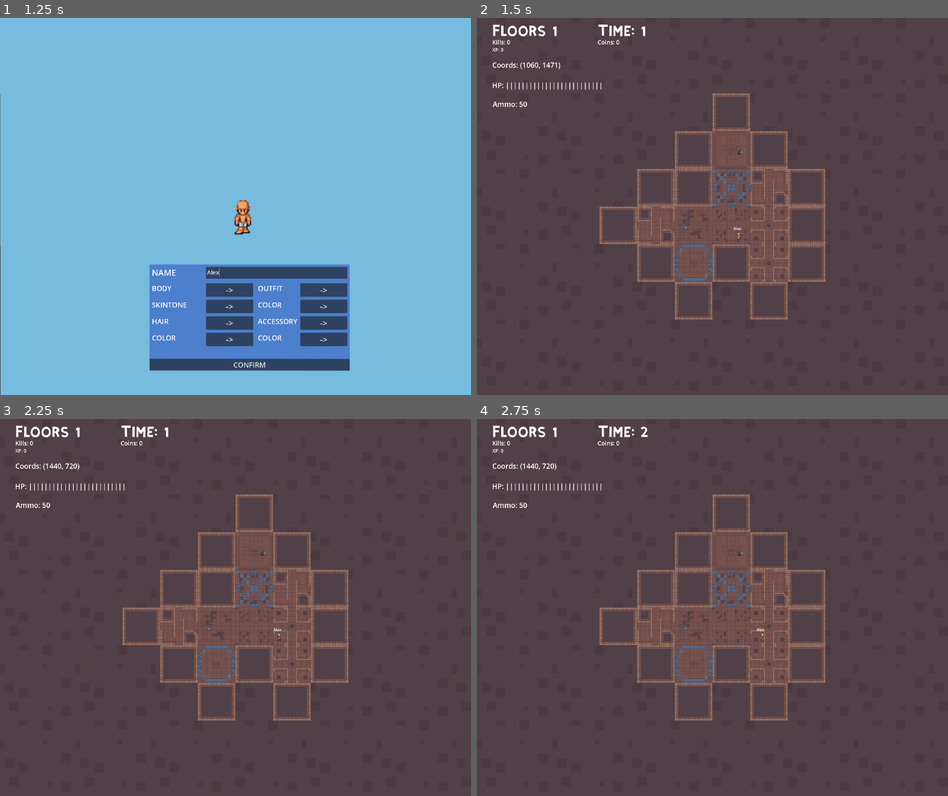
Above: before the commit, frames 1-4 (two rows, left to right).
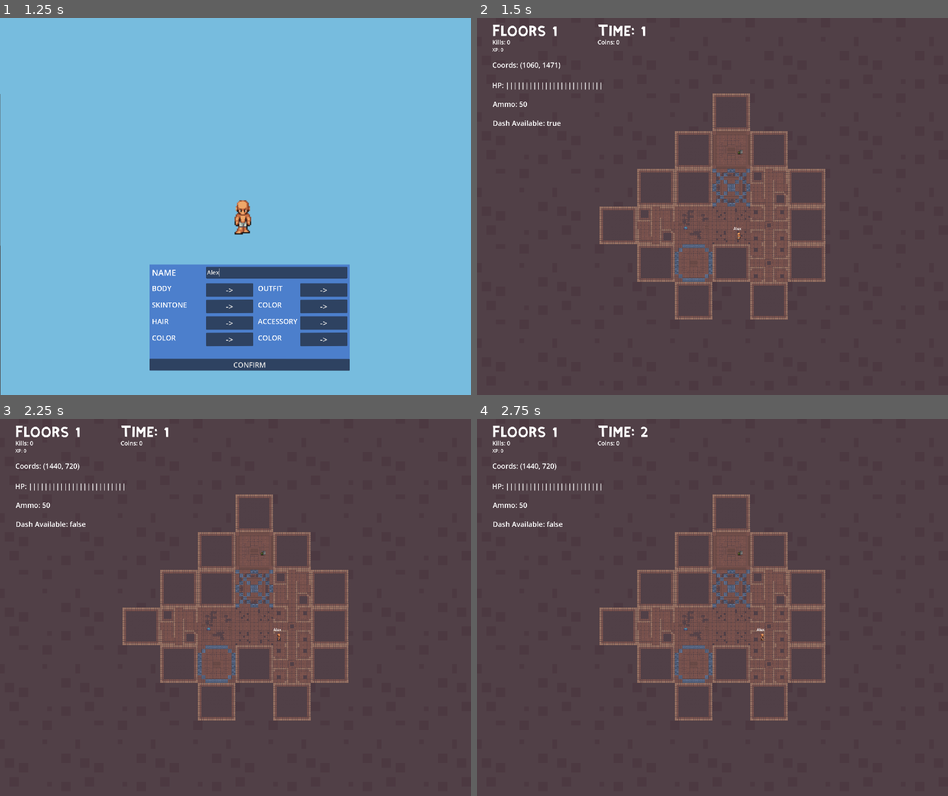
Above: after the commit, the same moments.

Repository: jaxonavena/Calamity
Game: Godot game, scene res://scenes/Character_Creator.tscn
The game is run twice, just before and just after one commit, with the same random seed, the same clock (stepped at 60 frames per second) and the same inputs.
Inputs (mouse positions are in pixels of both pictures, inside the frame that each line leads up to):
- Up to frame 1 (1.25 s): click (277, 274) at 0.52 s; type "Alex" at 0.6 s
- Up to frame 2 (1.5 s): click "CONFIRM" at 1.25 s
- Up to frame 3 (2.25 s): tap Enter at 2 s; move the mouse to (339, 588) at 2.02 s; hold Right (ui_right) from 2.03 s (still down); tap Shift (dash) at 2.1 s
- Up to frame 4 (2.75 s): keep holding Right (ui_right)

Frame 1 is identical in both runs. In frame 2, 0.1% of the frame differs, in the area x 3-18%, y 27-29%; in frame 3, 0.1%, in the area x 3-19%, y 27-29%; in frame 4, 0.1%.

Commit message:
added a on screen indicator for dash

Diff:
--- a/calamity-godotproject/scenes/dungeon_generator.tscn
+++ b/calamity-godotproject/scenes/dungeon_generator.tscn
@@ -115,8 +115,18 @@
 theme_override_font_sizes/font_size = 30
 text = "Ammo:"
 
+[node name="DashAbility" type="Label" parent="CanvasLayer/StatDisplay"]
+offset_left = 67.0
+offset_top = 425.0
+offset_right = 340.0
+offset_bottom = 474.0
+theme_override_font_sizes/font_size = 30
+text = "Dash Available:"
+
 [node name="CanvasLayer2" type="CanvasLayer" parent="."]
 
 [node name="PauseMenu" parent="CanvasLayer2" instance=ExtResource("20_28ujn")]
-offset_top = 64.0
-offset_bottom = 64.0
+offset_left = -2.0
+offset_top = 112.0
+offset_right = -2.0
+offset_bottom = 112.0
--- a/calamity-godotproject/scripts/dungeon_generator.gd
+++ b/calamity-godotproject/scripts/dungeon_generator.gd
@@ -41,6 +41,7 @@
 var xp_label
 var health_label
 var ammo_label
+var dash_label
 
 # DebugDisplay
 var mouse_pos_label
@@ -561,6 +562,7 @@
 	xp_label = stat_display.get_node("XP")
 	health_label = stat_display.get_node("Health")
 	ammo_label = stat_display.get_node("Ammo")
+	dash_label = stat_display.get_node("DashAbility")
 
 func update_stats():
 	# Update the stat labels on the UI
@@ -571,6 +573,7 @@
 	xp_label.text = "XP: " + str(global_script.player_xp)
 	health_label.text = "HP: "  + ("|".repeat(global_script.player_health / 10))
 	ammo_label.text = "Ammo: " + str(global_script.player_ammo)
+	dash_label.text = "Dash Available: " + str(global_script.dash_available)
 
 func find_debug_labels():
 	# Grab on to the debug labels on the UI
--- a/calamity-godotproject/scripts/global.gd
+++ b/calamity-godotproject/scripts/global.gd
@@ -25,6 +25,7 @@
 var floors = 1
 var time_survived = 0.0
 var kills = 0
+var dash_available = true
 
 # High scores set to default
 var best_xp = 0
--- a/calamity-godotproject/scripts/player.gd
+++ b/calamity-godotproject/scripts/player.gd
@@ -92,7 +92,7 @@
 
 func _physics_process(delta):
 	if !global_script.pause_game:
-		if Input.is_action_just_pressed("dash") and dash_cooldown:
+		if Input.is_action_just_pressed("dash") and global_script.dash_available:
 			dash()
 		player_movement()
 		enemy_attack()
@@ -184,6 +184,7 @@
 	speed = speed*4
 	$Dashduration.start()
 	$DashCooldown.start()
+	global_script.dash_available = false
 
 func _on_player_hitbox_body_entered(body):
 	if body.has_method("enemy"):
@@ -282,8 +283,8 @@
 
 func _on_dashduration_timeout() -> void:
 	speed = 120
-	dash_cooldown = false
+
 
 
 func _on_dash_cooldown_timeout() -> void:
-	dash_cooldown = true
+	global_script.dash_available = true
